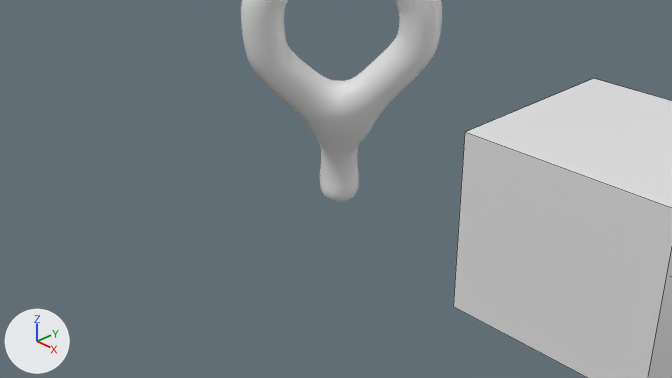
Two versions of the Blender file AssetSrc/trees.blend, one commit apart.
Both versions are drawn from the file's camera 'Camera'. The lights are fixed; the arrows at lower left show +X, +Y and +Z. Mesh edges are drawn as thin lines on the coarser meshes.
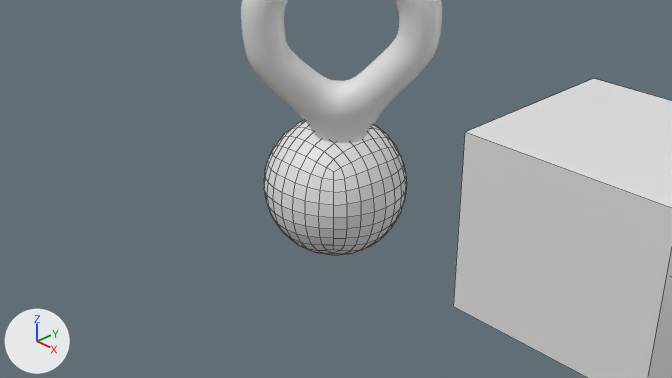
Commit message: add tree model from lord of mars

What the commit changed:
Mesh me_cube_002 is new.
It has 386 vertices, 384 faces and spans x -0.85..0.85, y -0.85..0.85, z -0.85..0.85.
Object 'foliage sample sphere' (ob_foliage_sample_sphere) is new; it shows me_cube_002.
Its location is (0.0, 0.0, 0.0).

What differs and where, as boxes [x1, y1, x2, y2] in the pictures (672 x 378 px):
'foliage sample sphere', added
    after: [264, 121, 407, 255]
